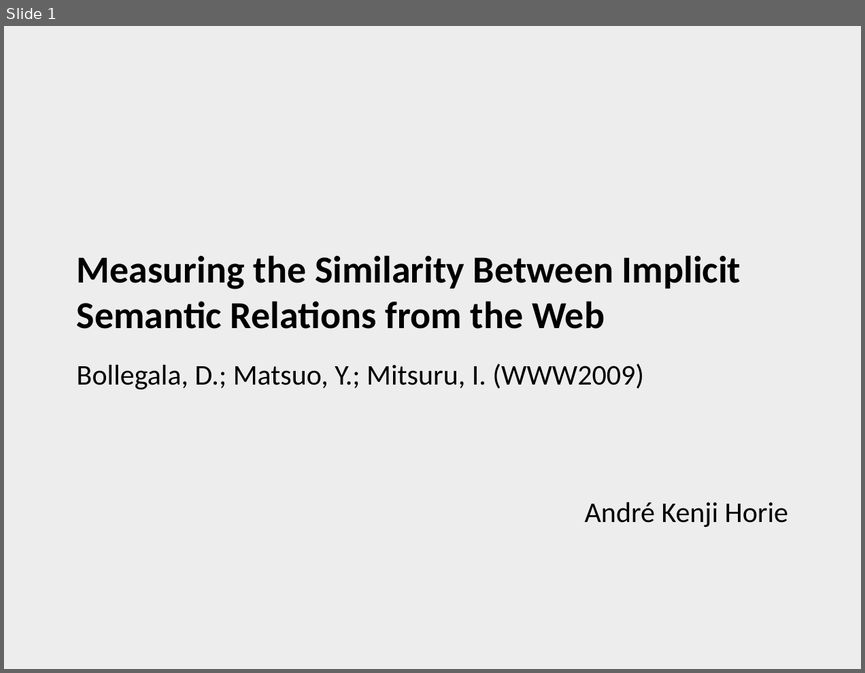
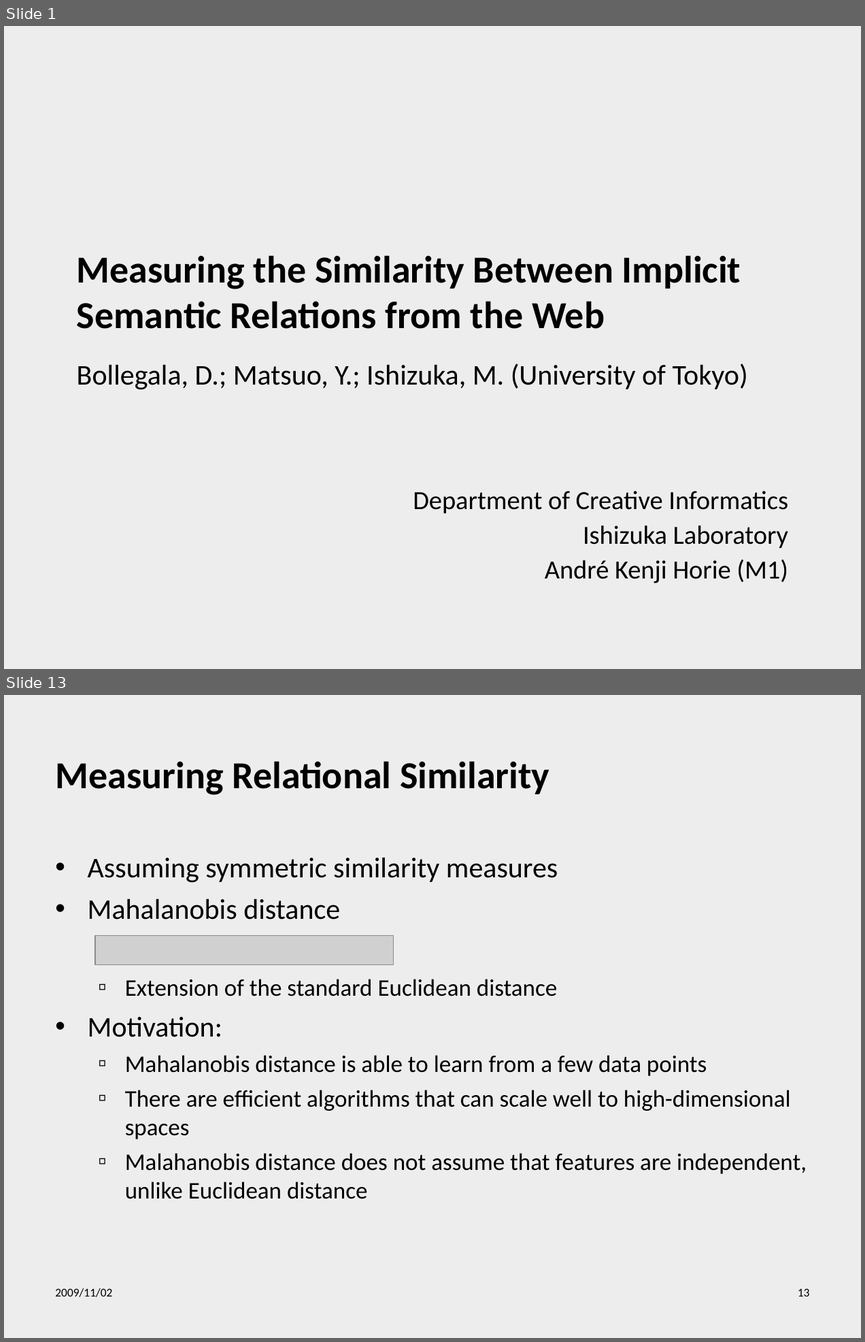
Before and after one commit to henriquekano/horie-dev, a slide deck: 2009.2 ウェブ工学/Relational Similarity.ppt. Shown one above the other, each under a label of ours: slide 1 before the commit, slides 1 and 13 after it; the slides between them are not shown. The pictures are 865x673 and 865x1342 pixels, drawn with LibreOffice and Linux fonts; fonts in the diff are those of the drawing; grey boxes stand for pictures; background and template pictures are left out. Boxes give left, top, right and bottom in pixels: in the first picture for what was removed or moved away, otherwise in the second. Text is boxed around its words. In the diff, an @@ line names an element or a change of style, - is before the commit and + after.

```diff
--- a/2009.2 ウェブ工学/Relational Similarity.ppt
+++ b/2009.2 ウェブ工学/Relational Similarity.ppt
@@ slide 13 added at <box>4,695,861,1338</box>, background picture (left out) @@
@@ title added at <box>55,761,549,795</box>, 32 pt, text #000000, bold @@
+Measuring Relational Similarity
@@ text added at <box>88,857,806,1199</box>, 20 pt, text #000000 @@
+• Assuming symmetric similarity measures
+• Mahalanobis distance
+  ▫ Extension of the standard Euclidean distance
+• Motivation:
+  ▫ Mahalanobis distance is able to learn from a few data points
+  ▫ There are efficient algorithms that can scale well to high-dimensional spaces
+  ▫ Malahanobis distance does not assume that features are independent, unlike Euclidean distance
@@ picture added at <box>95,936,393,965</box> @@
@@ text added at <box>55,1288,112,1297</box>, 10 pt, text #000000 @@
+2009/11/02
@@ page number added at <box>798,1288,810,1296</box>, 10 pt, text #000000 @@
+13
@@ slide 1 changed as well @@
@@ title at <box>77,255,748,390</box>: text changed @@
-Measuring the Similarity Between Implicit Semantic Relations from the Web
-Bollegala, D.; Matsuo, Y.; Mitsuru, I. (WWW2009)
+Measuring the Similarity Between Implicit Semantic Relations from the Web
+Bollegala, D.; Matsuo, Y.; Ishizuka, M. (University of Tokyo)
@@ subtitle at <box>413,490,788,583</box>: text changed; size 24 to 22 pt @@
-André Kenji Horie
+Department of Creative Informatics
+Ishizuka Laboratory
+André Kenji Horie (M1)
```
Also in this commit, not shown: 3 other slides changed, 17 other slides added.
